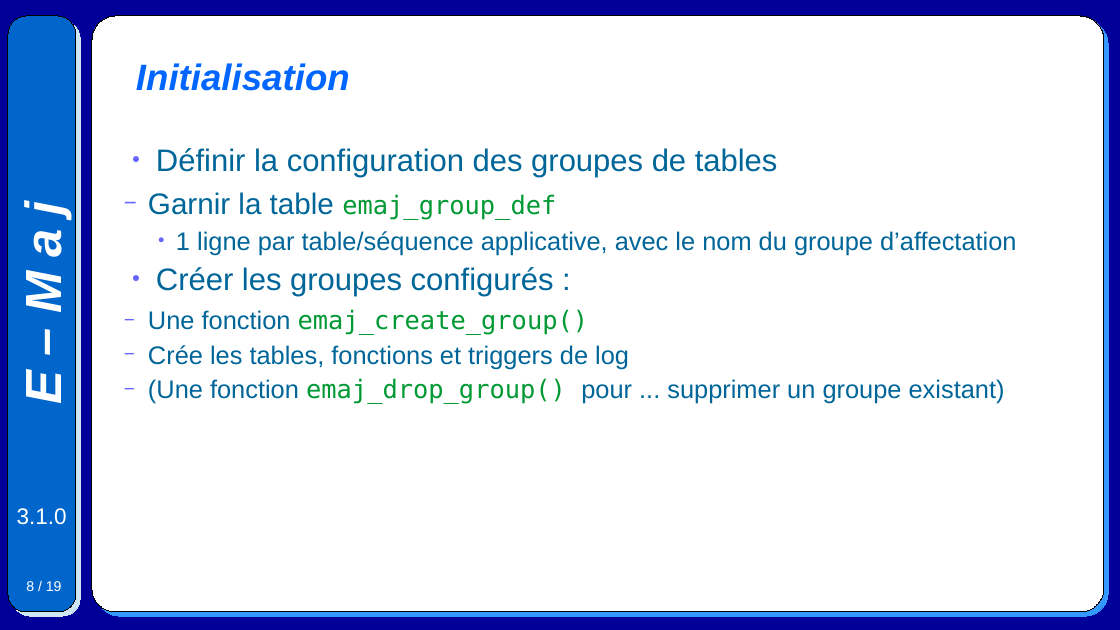
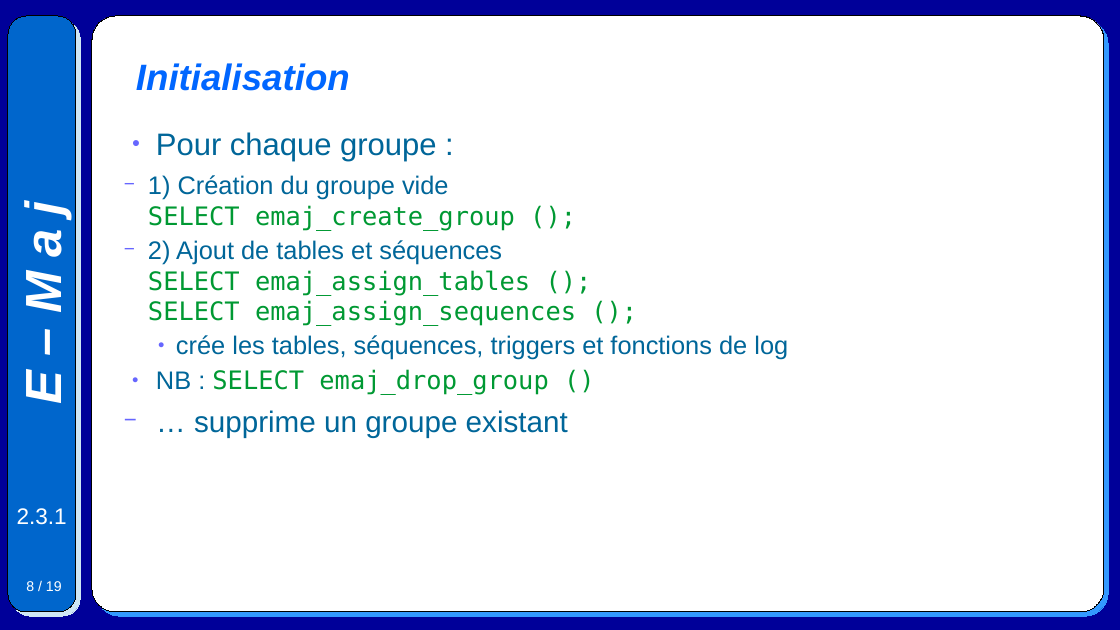
Before and after one commit to beaud76/emaj_doc, a slide deck: slide 8 of Emaj.devel_overview_fr.odp. Drawn at 1120x630 pixels with LibreOffice and Linux fonts; fonts in the diff are those of the drawing. Boxes give left, top, right and bottom in pixels: in the first picture for what was removed or moved away, otherwise in the second. Text is boxed around its words. In the diff, an @@ line names an element or a change of style, - is before the commit and + after.

```diff
--- a/Emaj.devel_overview_fr.odp
+++ b/Emaj.devel_overview_fr.odp
@@ text at (148, 132, 788, 437): text changed @@
-● Définir la configuration des groupes de tables
-  − Garnir la table emaj_group_def
-    ● 1 ligne par table/séquence applicative, avec le nom du groupe d’affectation
-● Créer les groupes configurés :
-  − Une fonction emaj_create_group()
-  − Crée les tables, fonctions et triggers de log
-  − (Une fonction emaj_drop_group() pour ... supprimer un groupe existant)
+● Pour chaque groupe :
+  − 1) Création du groupe vide
+    SELECT emaj_create_group ();
+  − 2) Ajout de tables et séquences
+    SELECT emaj_assign_tables ();
+    SELECT emaj_assign_sequences ();
+    ● crée les tables, séquences, triggers et fonctions de log
+● NB : SELECT emaj_drop_group ()
+  − … supprime un groupe existant
@@ text at (17, 508, 67, 525): text changed @@
-3.1.0
+2.3.1
```
Also in this commit, not shown: 18 other slides changed, 6 other files.
